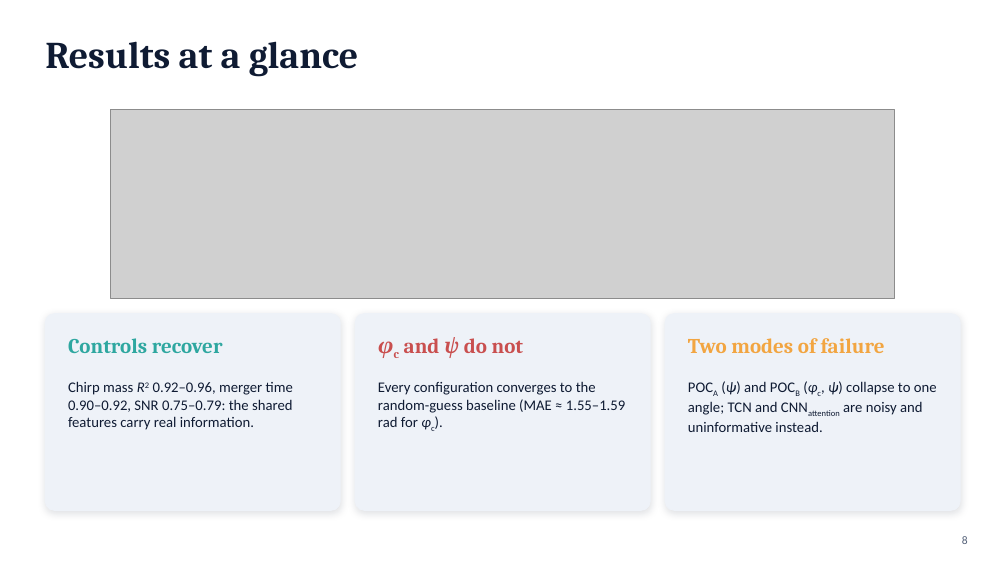
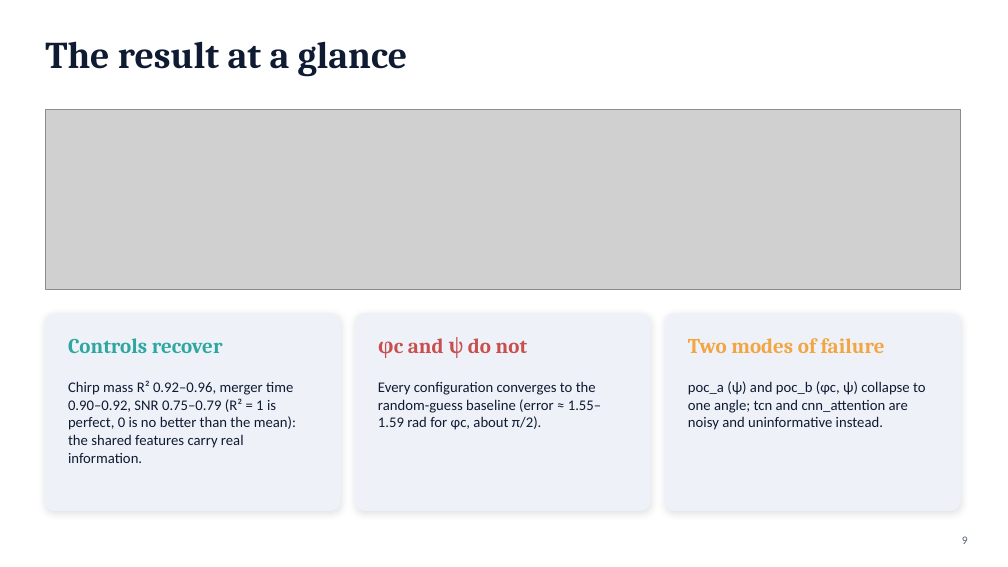
Before and after one commit to syedalimohsinbukhari/ml_practice_v2, a slide deck: slide 9 of experiments/phic_psi_poc-redo/phic_psi_presentation.pptx (slide 8 before the commit). Drawn at 1008x567 pixels with LibreOffice and Linux fonts; fonts in the diff are those of the drawing; grey boxes stand for pictures. Boxes give left, top, right and bottom in pixels: in the first picture for what was removed or moved away, otherwise in the second. Text is boxed around its words. In the diff, an @@ line names an element or a change of style, - is before the commit and + after.

```diff
--- a/experiments/phic_psi_poc-redo/phic_psi_presentation.pptx
+++ b/experiments/phic_psi_poc-redo/phic_psi_presentation.pptx
@@ title at bbox=[45, 41, 408, 76]: text changed @@
-Results at a glance
+The result at a glance
@@ picture: place and size @@
-picture at bbox=[111, 110, 895, 299]
+picture at bbox=[45, 110, 960, 290]
@@ text "φc and ψ do not" at bbox=[408, 337, 527, 358]: now on the baseline in "φc"; italic off in "φc ψ" @@
@@ text at bbox=[68, 380, 296, 463]: text changed @@
-Chirp mass R2 0.92–0.96, merger time 0.90–0.92, SNR 0.75–0.79: the shared features carry real information.
+Chirp mass R² 0.92–0.96, merger time 0.90–0.92, SNR 0.75–0.79 (R² = 1 is perfect, 0 is no better than the mean): the shared features carry real information.
@@ text at bbox=[378, 382, 601, 430]: text changed @@
-Every configuration converges to the random-guess baseline (MAE ≈ 1.55–1.59 rad for φc).
+Every configuration converges to the random-guess baseline (error ≈ 1.55–1.59 rad for φc, about π/2).
@@ text at bbox=[688, 381, 926, 430]: text changed @@
-POCA (ψ) and POCB (φc, ψ) collapse to one angle; TCN and CNNattention are noisy and uninformative instead.
+poc_a (ψ) and poc_b (φc, ψ) collapse to one angle; tcn and cnn_attention are noisy and uninformative instead.
```
Also in this commit, not shown: 15 other slides changed, 2 slides added, 1 slide removed, 6 other files.
